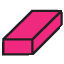
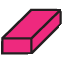
Two versions of the same layered image (64 × 64). Layer-by-layer changes:
renamed "shadow" to "active", hid it, opacity 100% → 90%, painted on it over [1, 8, 63, 56]
showed "eraser", painted on it over [1, 8, 63, 56]
